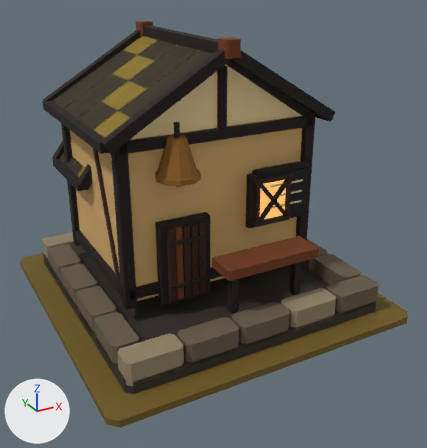
An edit to the glTF model art/schoolroom_t5/schoolroom_t5.glb, drawn before and after from the same camera.
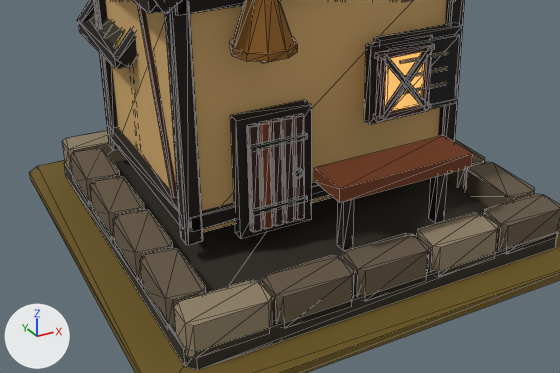
There are two pictures of each version: one whole from a camera (50 mm lens) standing at (-1.92, -3.74, 2.42) and looking at (0.03, -0.19, 0.65), one close up on the part from 0% to 88% of the width and 32% to 89% of the height. The lights are fixed; the arrows at lower left show +X, +Y and +Z. The last two pictures show the newer version. The close-ups show mesh edges as thin lines.

Names of what the first close-up shows: 'MMR | schoolroom | T05 Architecture.001', 'MMR | schoolroom | Tier 05 Ground.001'.
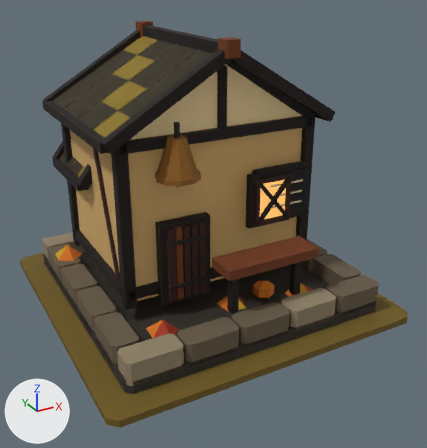
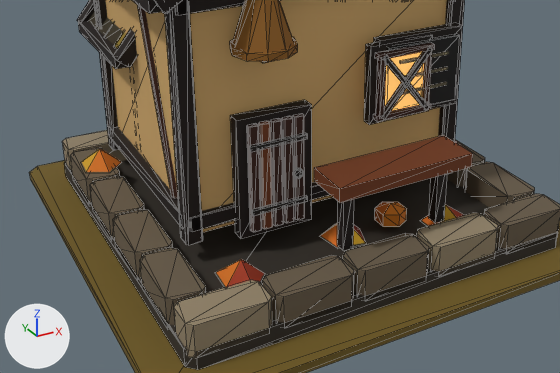
Diff of the bpy script that builds the scene:
```diff
--- a/art/schoolroom_t5/schoolroom_t5.glb.py
+++ b/art/schoolroom_t5/schoolroom_t5.glb.py
@@ me_mmr___schoolroom___t05_autumn_dressing_001 @@
+me_mmr___schoolroom___t05_autumn_dressing_001.from_pydata(...)  # 43 vertices, 43 faces; spans x -0.98..0.99, y -0.75..0.66, z 0.08..0.32
+me_mmr___schoolroom___t05_autumn_dressing_001.materials.append(mat_mmr___shared_palette_atlas)  # picture img_mmr_shared_color_palette_64
@@ ob_mmr___schoolroom___t05_autumn_dressing_001 @@
+ob_mmr___schoolroom___t05_autumn_dressing_001 = bpy.data.objects.new('MMR | schoolroom | T05 Autumn Dressing.001', me_mmr___schoolroom___t05_autumn_dressing_001)
+ob_mmr___schoolroom___t05_autumn_dressing_001.location = (0.0, 0.0, 0.05)
```

Location of each change, [x1, y1, x2, y2] in pixels of the close-ups (560 x 373 px):
'MMR | schoolroom | T05 Autumn Dressing.001', added
    after: [82, 141, 464, 287]
